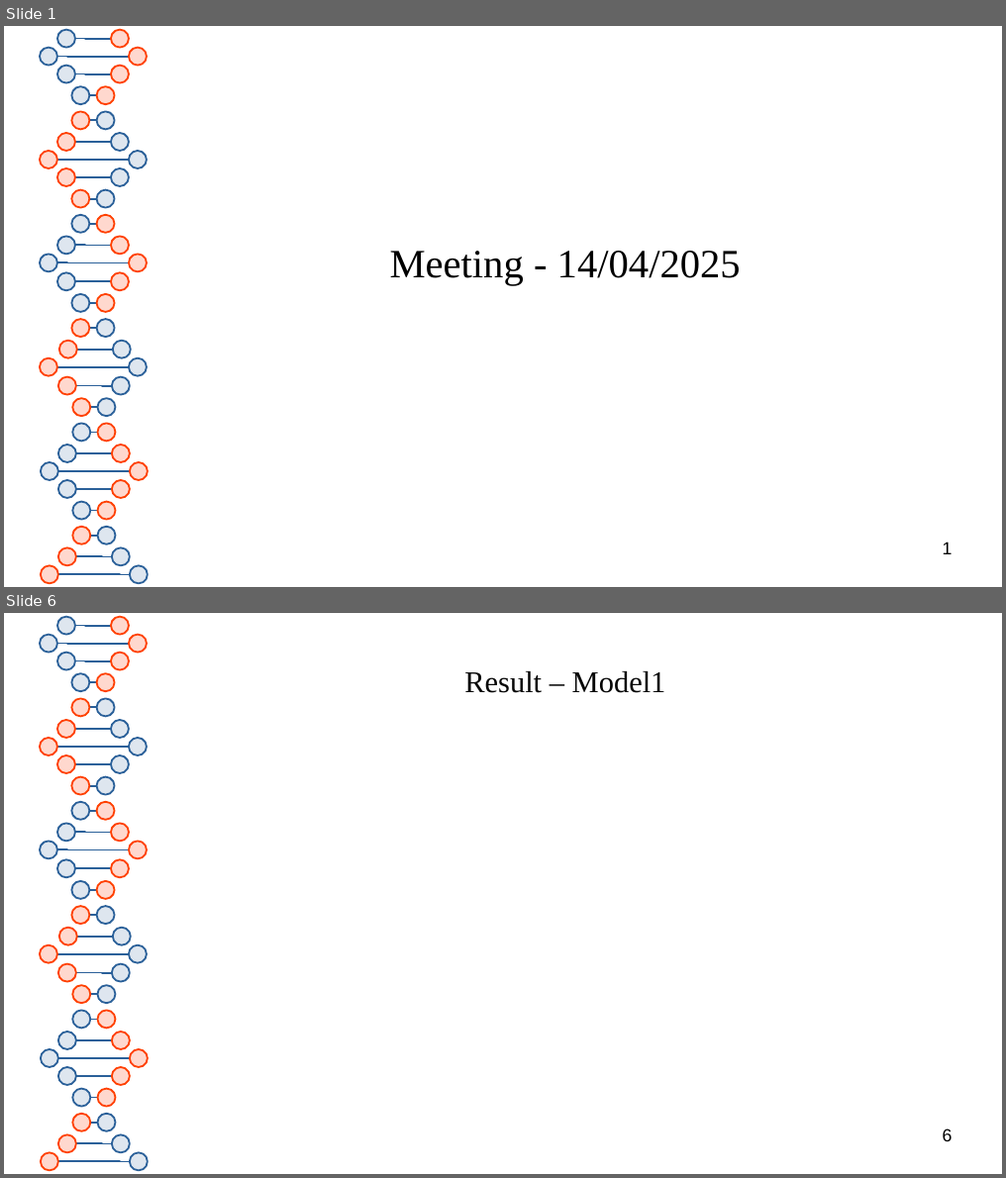
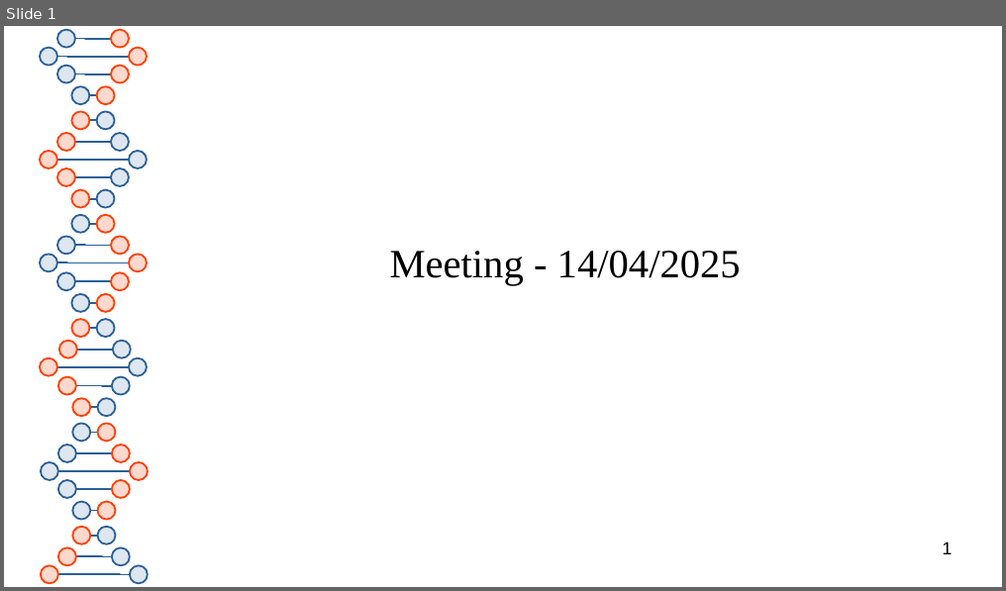
Before and after one commit to thash-jkr/Schrodinger-PINN, a slide deck: meeting/presentation-8_14-04-2025.odp. Shown one above the other, each under a label of ours: slides 1 and 6 before the commit, slide 1 after it; the slides between them are not shown. The pictures are 1006x1178 and 1006x591 pixels, drawn with LibreOffice and Linux fonts; fonts in the diff are those of the drawing. Boxes give left, top, right and bottom in pixels: in the first picture for what was removed or moved away, otherwise in the second. Text is boxed around its words. In the diff, an @@ line names an element or a change of style, - is before the commit and + after.

```diff
--- a/meeting/presentation-8_14-04-2025.odp
+++ b/meeting/presentation-8_14-04-2025.odp
@@ slide 6 removed at (x1=4, y1=613, x2=1002, y2=1174), background #FFFFFF; not listed: 81 template elements that a slide beside it also shows @@
@@ title removed at (x1=464, y1=671, x2=666, y2=693) @@
-Result – Model1
@@ page number removed at (x1=943, y1=1129, x2=952, y2=1142) @@
-6
```
Also in this commit, not shown: 3 slides changed, 15 slides added, 4 other slides removed, 1 other file.
